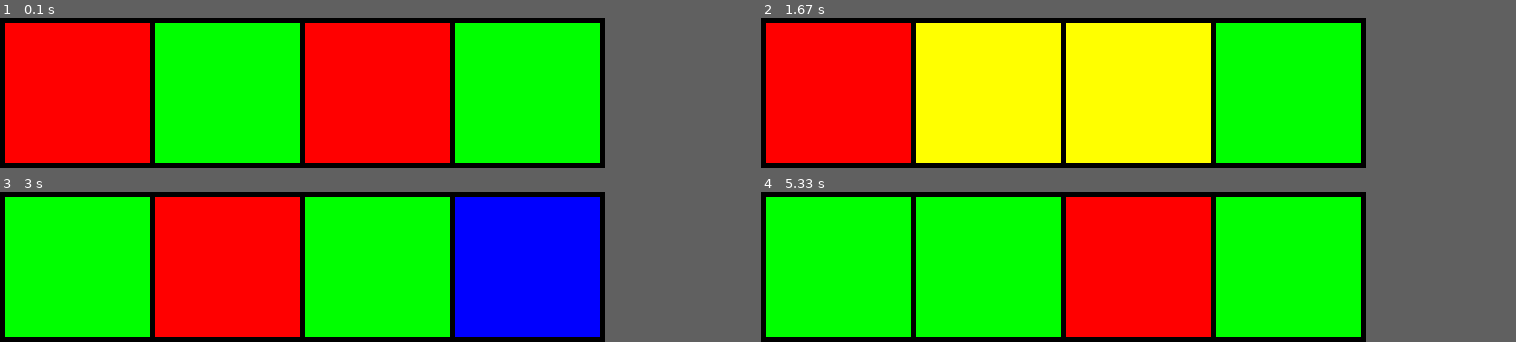
Above: before the commit, frames 1-4 (two rows, left to right).
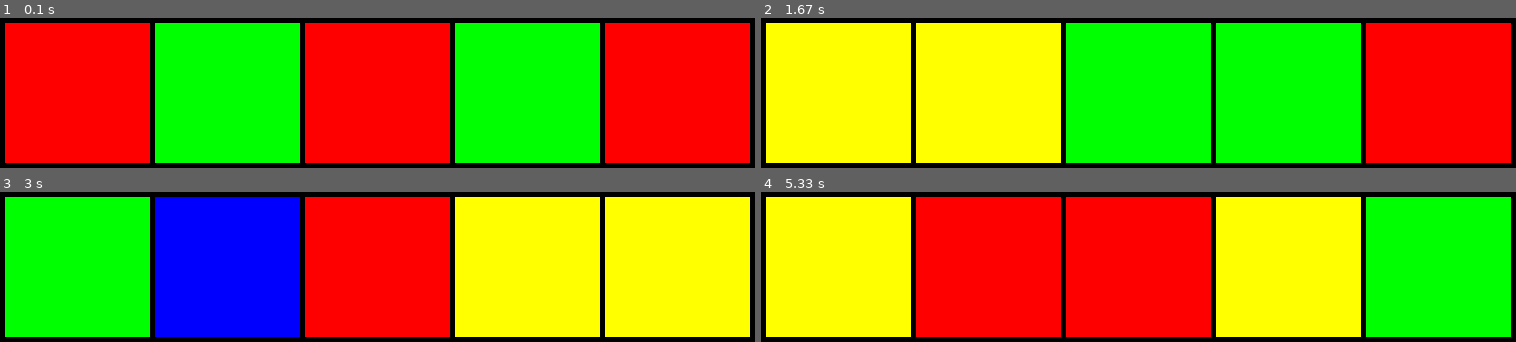
Above: after the commit, the same moments.

Repository: jduffey/watchgirl
Game: pygame game, started from pygametest.py
The game is run twice, just before and just after one commit, with the same random seed, the same clock (stepped at 60 frames per second) and the same inputs.
Inputs:
- Up to frame 1 (0.1 s): no input
- Up to frame 2 (1.67 s): no input
- Up to frame 3 (3 s): no input
- Up to frame 4 (5.33 s): no input
In our replay, the window is 605x150 before the commit and 755x150 after it. These sizes can differ from the game's own. Grey fills any space a smaller window leaves; there, only what the larger window draws over its background counts as a difference.

The runs differ from the first frame. In frame 1, 1.9% of the frame differs, in the area x 80-100%, y 0-100%; in frame 2, 38%; in frame 3, 56%, in the area x 20-100%, y 0-100%; in frame 4, 56%.

Commit message:
Display five squares instead of four

Diff:
--- a/pygametest.py
+++ b/pygametest.py
@@ -7,7 +7,7 @@
 windowTitle = 'Identifier #580CD2E889BD - Onett Art Museum Main Entrance'
 
 BORDER_THICKNESS = 5
-NUMBER_OF_SQUARES = 4
+NUMBER_OF_SQUARES = 5
 SQUARE_WIDTH = 150
 PERIOD_IN_SECONDS = 1
 
@@ -27,6 +27,7 @@
 squareTwo = (1 * APP_X_SIZE/NUMBER_OF_SQUARES, 0, 2 * APP_X_SIZE/NUMBER_OF_SQUARES, APP_Y_SIZE)
 squareThree = (2 * APP_X_SIZE/NUMBER_OF_SQUARES, 0, 3 * APP_X_SIZE/NUMBER_OF_SQUARES, APP_Y_SIZE)
 squareFour = (3 * APP_X_SIZE/NUMBER_OF_SQUARES, 0, 4 * APP_X_SIZE/NUMBER_OF_SQUARES, APP_Y_SIZE)
+squareFive = (4 * APP_X_SIZE/NUMBER_OF_SQUARES, 0, 5 * APP_X_SIZE/NUMBER_OF_SQUARES, APP_Y_SIZE)
 
 
 def getRandomColor():
@@ -49,6 +50,7 @@
     pygame.draw.rect(screen, myBlack, (1 * APP_X_SIZE/NUMBER_OF_SQUARES, 0, BORDER_THICKNESS, APP_Y_SIZE))
     pygame.draw.rect(screen, myBlack, (2 * APP_X_SIZE/NUMBER_OF_SQUARES, 0, BORDER_THICKNESS, APP_Y_SIZE))
     pygame.draw.rect(screen, myBlack, (3 * APP_X_SIZE/NUMBER_OF_SQUARES, 0, BORDER_THICKNESS, APP_Y_SIZE))
+    pygame.draw.rect(screen, myBlack, (4 * APP_X_SIZE/NUMBER_OF_SQUARES, 0, BORDER_THICKNESS, APP_Y_SIZE))
 
     pygame.draw.rect(screen, myBlack, (0, 0, APP_X_SIZE + BORDER_THICKNESS, BORDER_THICKNESS))
     pygame.draw.rect(screen, myBlack, (0, APP_Y_SIZE - BORDER_THICKNESS, APP_X_SIZE + BORDER_THICKNESS, BORDER_THICKNESS))
@@ -75,6 +77,7 @@
     drawColorSquare(squareTwo)
     drawColorSquare(squareThree)
     drawColorSquare(squareFour)
+    drawColorSquare(squareFive)
 
     drawSquareBorders()
 
